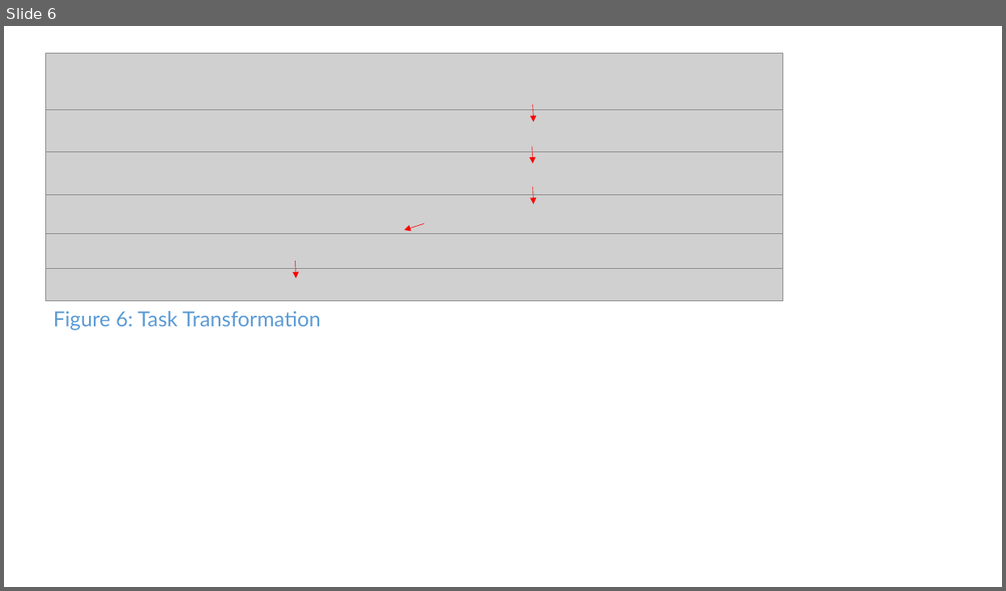
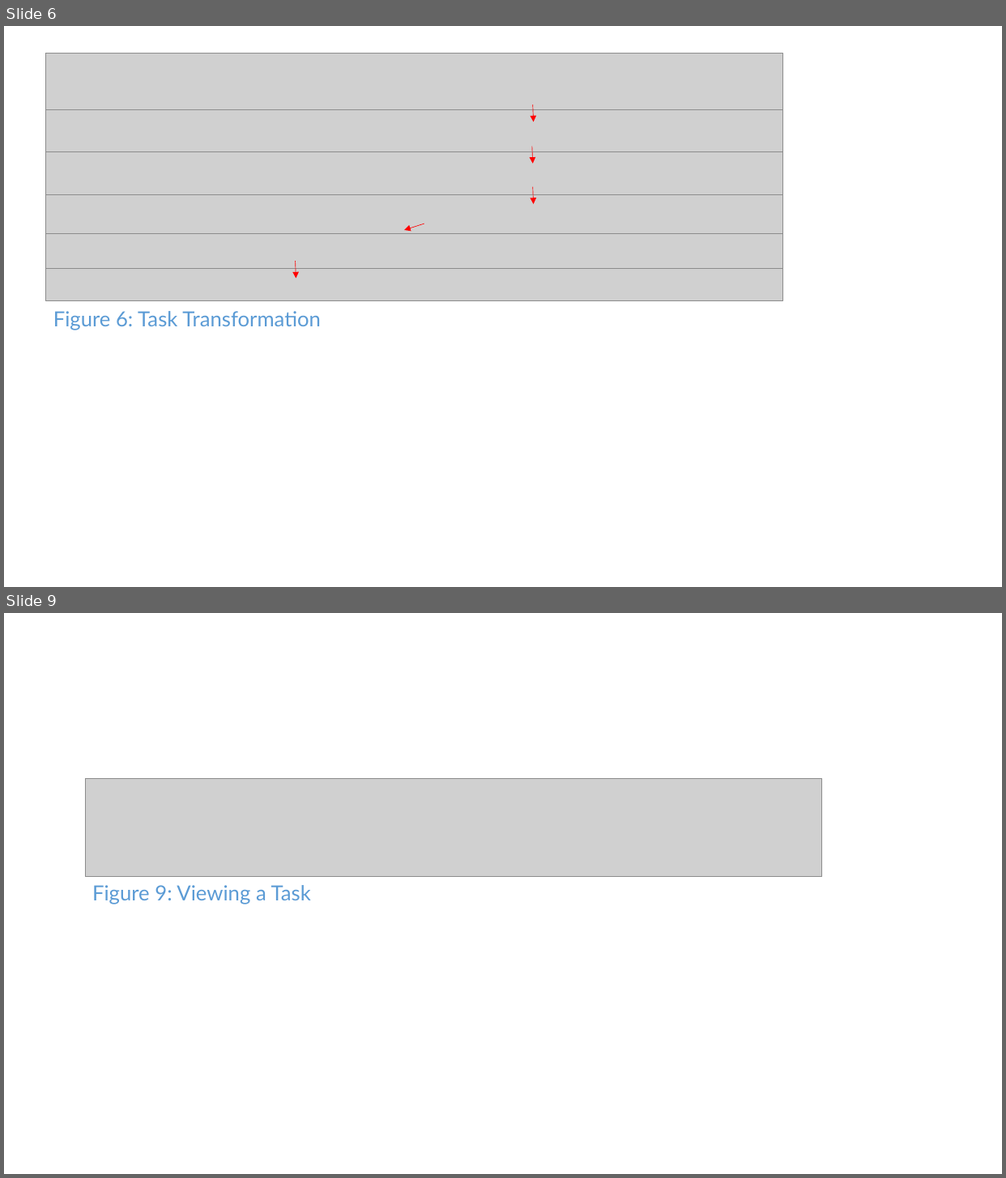
Before and after one commit to CS2103AUG2016-W11-C1/main, a slide deck: doc/UserGuide.pptx. Shown one above the other, each under a label of ours: slide 6 before the commit, slides 6 and 9 after it; the slides between them are not shown. The pictures are 1006x591 and 1006x1178 pixels, drawn with LibreOffice and Linux fonts; fonts in the diff are those of the drawing; grey boxes stand for pictures. Boxes give left, top, right and bottom in pixels: in the first picture for what was removed or moved away, otherwise in the second. Text is boxed around its words. In the diff, an @@ line names an element or a change of style, - is before the commit and + after.

```diff
--- a/doc/UserGuide.pptx
+++ b/doc/UserGuide.pptx
@@ slide 9 added at (x1=4, y1=613, x2=1002, y2=1174), background #FFFFFF @@
@@ picture added at (x1=85, y1=778, x2=821, y2=876) @@
@@ text added at (x1=92, y1=885, x2=311, y2=905), 20 pt, text #5B9BD5 @@
+Figure 9: Viewing a Task
```
Also in this commit, not shown: 3 other slides added, 5 other files.
